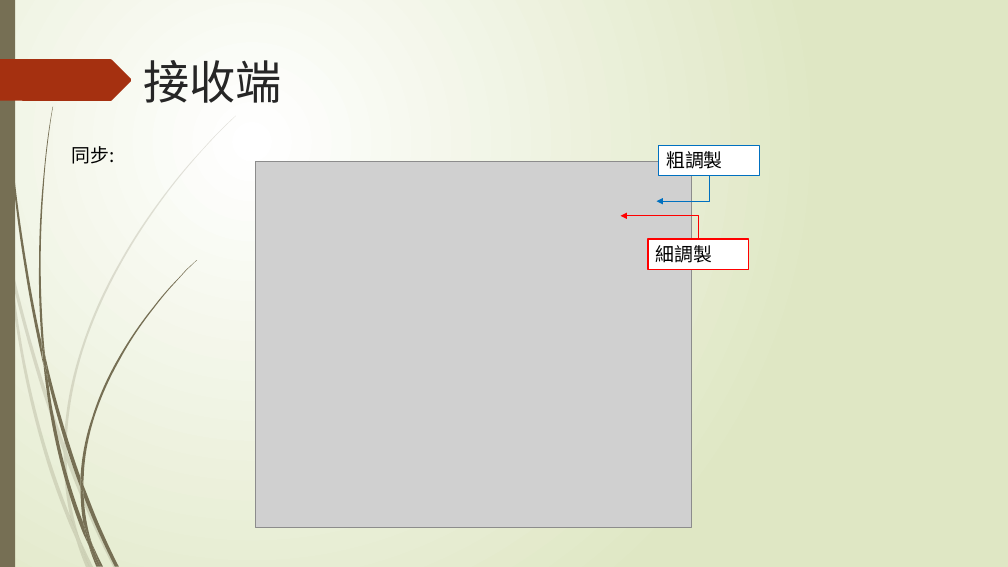
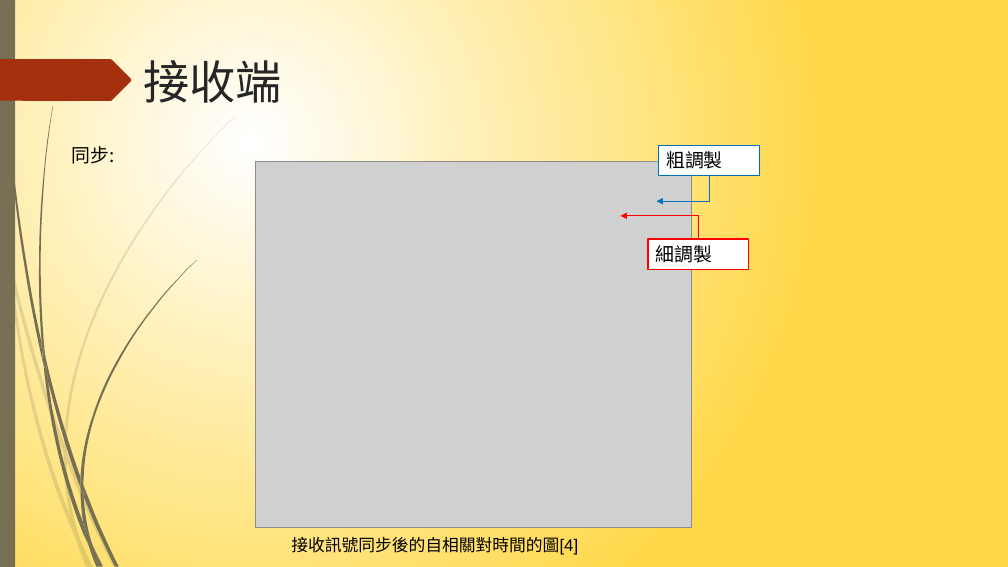
Before and after one commit to NIUWCSP/OTSM, a slide deck: slide 11 of report/以SDR實現OTSM通訊技術.pptx (slide 9 before the commit). Drawn at 1008x567 pixels with LibreOffice and Linux fonts; fonts in the diff are those of the drawing; grey boxes stand for pictures. Boxes give left, top, right and bottom in pixels: in the first picture for what was removed or moved away, otherwise in the second. Text is boxed around its words. In the diff, an @@ line names an element or a change of style, - is before the commit and + after.

```diff
--- a/report/以SDR實現OTSM通訊技術.pptx
+++ b/report/以SDR實現OTSM通訊技術.pptx
@@ background gradient #FFFFFF to #DFE8C4 to gradient #FFFFFF to #FFD847 @@
@@ text added at [291, 537, 578, 555], 16 pt, text #000000 @@
+接收訊號同步後的自相關對時間的圖[4]
```
Also in this commit, not shown: 16 other slides changed, 3 slides added, 6 other files.
